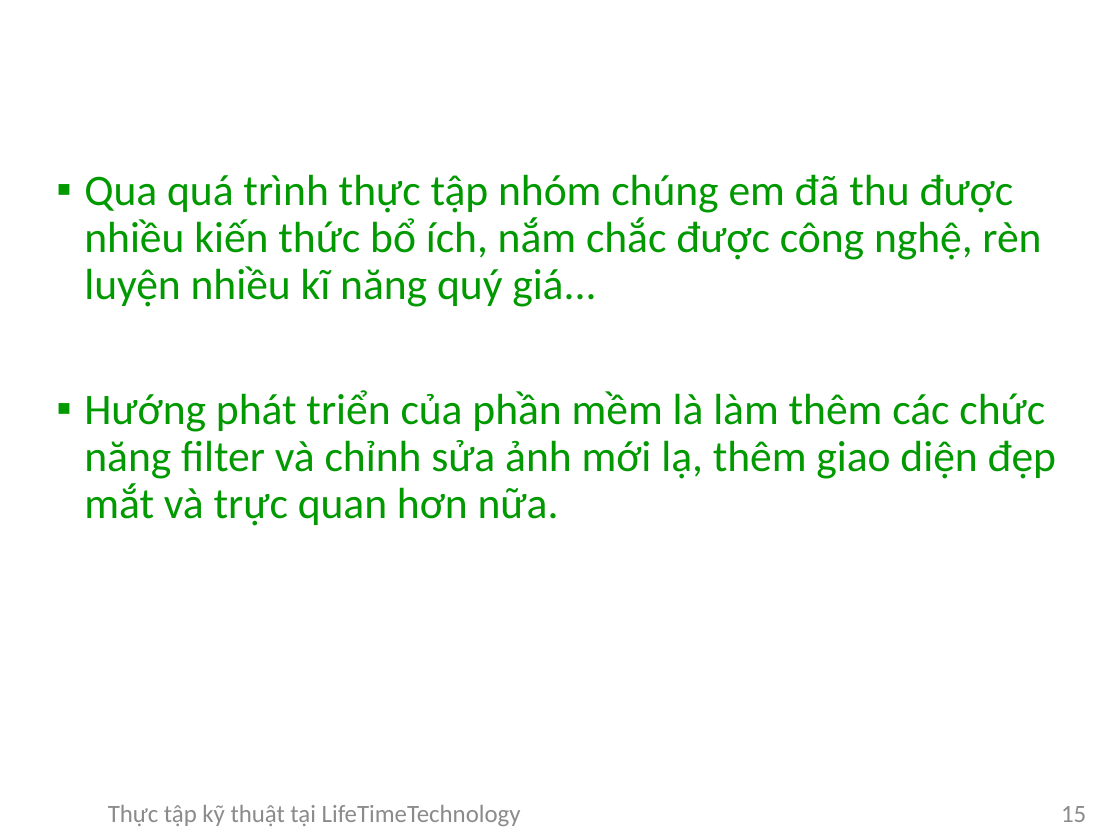
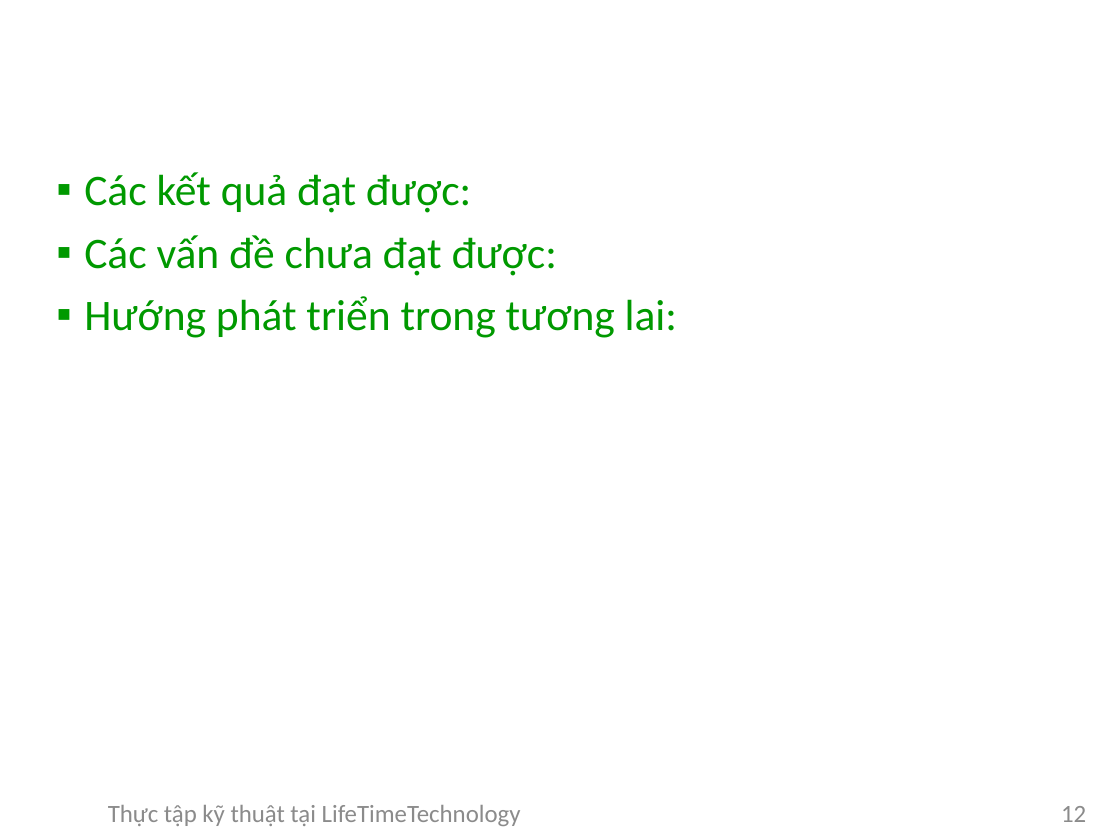
Before and after one commit to DaoVanDuong/baocaoThucTap, a slide deck: slide 12 of baocaoThucTap.pptx (slide 15 before the commit). Drawn at 1120x840 pixels with LibreOffice and Linux fonts; fonts in the diff are those of the drawing; background and template pictures are left out. Boxes give left, top, right and bottom in pixels: in the first picture for what was removed or moved away, otherwise in the second. Text is boxed around its words. In the diff, an @@ line names an element or a change of style, - is before the commit and + after.

```diff
--- a/baocaoThucTap.pptx
+++ b/baocaoThucTap.pptx
@@ text at <box>84,172,677,338</box>: text changed @@
-▪ Qua quá trình thực tập nhóm chúng em đã thu được nhiều kiến thức bổ ích, nắm chắc được công nghệ, rèn luyện nhiều kĩ năng quý giá...
-▪ Hướng phát triển của phần mềm là làm thêm các chức năng filter và chỉnh sửa ảnh mới lạ, thêm giao diện đẹp mắt và trực quan hơn nữa.
+▪ Các kết quả đạt được:
+▪ Các vấn đề chưa đạt được:
+▪ Hướng phát triển trong tương lai:
@@ page number at <box>1061,806,1086,822</box>: text changed @@
-15
+12
```
Also in this commit, not shown: 5 other slides changed, 1 slide added, 4 slides removed.
